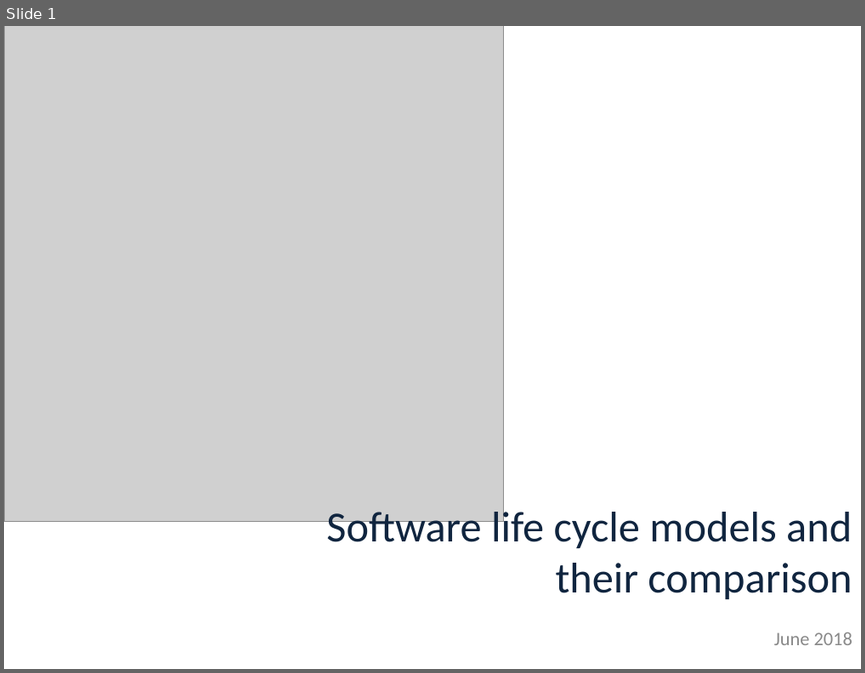
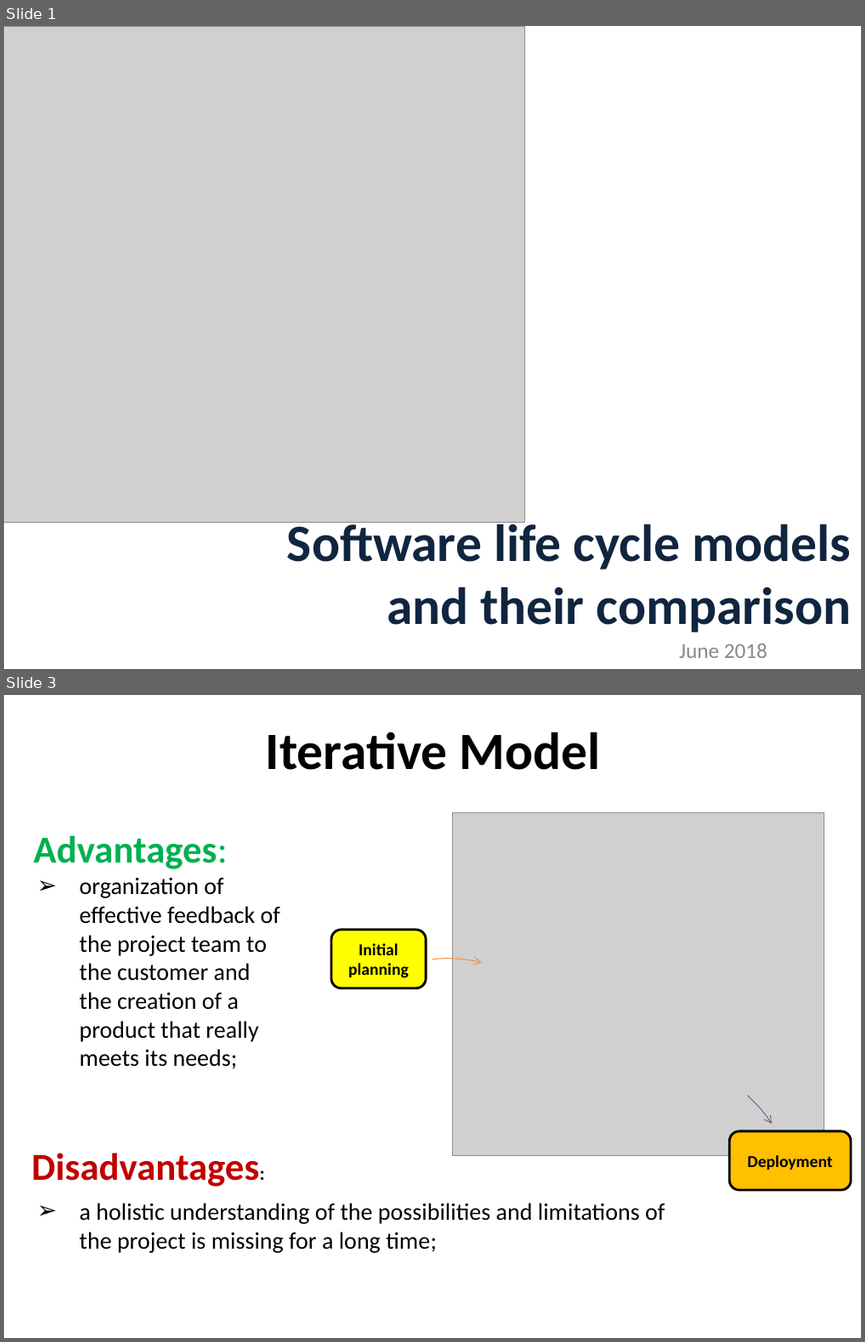
Before and after one commit to Voice77777/QA, a slide deck: 1_lesson/Methodologies_Vladimir_Fedotov.ppt. Shown one above the other, each under a label of ours: slide 1 before the commit, slides 1 and 3 after it; the slides between them are not shown. The pictures are 865x673 and 865x1342 pixels, drawn with LibreOffice and Linux fonts; fonts in the diff are those of the drawing; grey boxes stand for pictures. Boxes give left, top, right and bottom in pixels: in the first picture for what was removed or moved away, otherwise in the second. Text is boxed around its words. In the diff, an @@ line names an element or a change of style, - is before the commit and + after.

```diff
--- a/1_lesson/Methodologies_Vladimir_Fedotov.ppt
+++ b/1_lesson/Methodologies_Vladimir_Fedotov.ppt
@@ slide 3 added at bbox=[4, 695, 861, 1338], background #FFFFFF @@
@@ title added at bbox=[266, 732, 601, 770], 44 pt, text #000000, bold @@
+Iterative Model
@@ picture added at bbox=[452, 812, 823, 1155] @@
@@ text added at bbox=[34, 835, 228, 869], 32 pt, text #00B050, bold @@
+Advantages:
@@ text added at bbox=[80, 877, 280, 1069], 20 pt, text #000000 @@
+➢ organization of effective feedback of the project team to the customer and the creation of a product that really meets its needs;
@@ freeform shape added at bbox=[298, 948, 597, 1248], outline #F69240 0.74 pt @@
@@ rounded rectangle added at bbox=[331, 930, 426, 988], fill #FFFF00, outline #000000 2.01 pt, 14 pt, text #000000, bold @@
+Initial planning
@@ freeform shape added at bbox=[487, 987, 851, 1338], outline #7D60A0 0.74 pt @@
@@ text added at bbox=[31, 1152, 259, 1186], 32 pt, text #C00000, bold @@
+Disadvantages:
@@ rounded rectangle added at bbox=[730, 1131, 851, 1191], fill #FFC000, outline #000000 2.01 pt, 14 pt, text #000000, bold @@
+Deployment
@@ text added at bbox=[80, 1202, 664, 1253], 20 pt, text #000000 @@
+➢ a holistic understanding of the possibilities and limitations of the project is missing for a long time;
@@ slide 1 changed as well @@
@@ picture: place and size @@
-picture at bbox=[4, 26, 504, 522]
+picture at bbox=[4, 27, 524, 522]
@@ title "Software life cycle models and ...": place and size @@
-title "Software life cycle models and ..." at bbox=[326, 505, 851, 599]
+title "Software life cycle models and ..." at bbox=[287, 517, 851, 632]
@@ title "Software life cycle models and ..." at bbox=[287, 517, 851, 632]: size 36 to 44 pt, bold on @@
@@ subtitle "June 2018": place and size @@
-subtitle "June 2018" at bbox=[774, 632, 852, 645]
+subtitle "June 2018" at bbox=[679, 643, 767, 658]
@@ subtitle "June 2018" at bbox=[679, 643, 767, 658]: size 16 to 18 pt; line spacing 1 to 0.8 @@
```
Also in this commit, not shown: 3 other slides changed, 6 other slides added, 3 slides removed, 1 other file.
